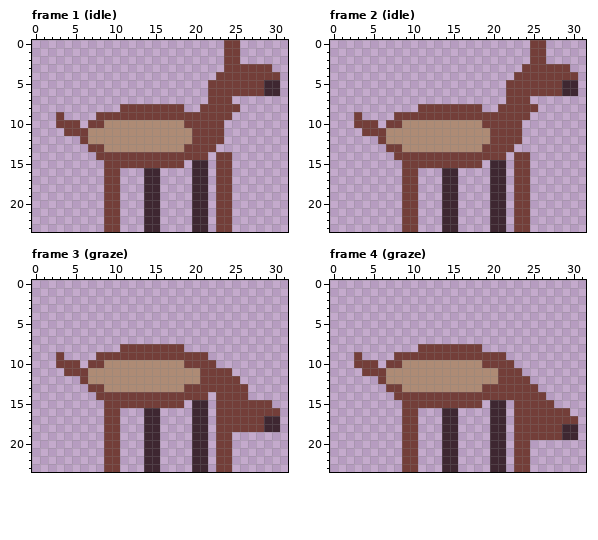
One commit to this pixel-art file: art/scenery/background-deer.aseprite. Above: the version before the commit.
32x24 pixels, 6 frames. Shown: frame 1 (idle), frame 2 (idle), frame 3 (graze), frame 4 (graze). The commit also changed other frames, which this record leaves out.
After the commit:
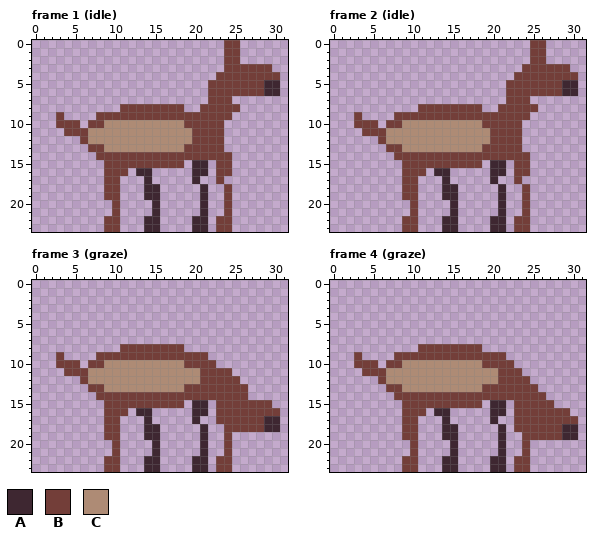
Palette (. is transparent): A #3e2731  B #733e39  C #ae8b75
Commit message: Refine planted small-deer leg anatomy
What changed:
Frame 1 (idle):
Colour A is added in row 16 at x 13.
Colour B is added in row 13 at x 23; in row 14 at x 22; in row 16 at x 11.
The author cleared colour A in row 16 at x 15; in row 17 at x 15 and 21; in rows 18 to 19 at x 20; in rows 20 to 21 at x 14 and 20.
The author cleared colour B in row 17 at x 24; in rows 18 to 19 at x 23; in rows 20 to 21 at x 9 and 23.
Frame 2 (idle): the same change as frame 1 (idle)
Frame 3 (graze):
Colour A is added in row 16 at x 13.
Colour B is added in row 14 at x 22; in row 16 at x 11.
The author cleared colour A in row 16 at x 15; in row 17 at x 15 and 21; in rows 18 to 19 at x 20; in rows 20 to 21 at x 14 and 20.
The author cleared colour B in rows 18 to 19 at x 23; in rows 20 to 21 at x 9 and 23.
Frame 4 (graze):
Colour A is added in row 16 at x 13.
Colour B is added in row 16 at x 11.
The author cleared colour A in row 16 at x 15; in row 17 at x 15 and 21; in rows 18 to 19 at x 20; in rows 20 to 21 at x 14 and 20.
The author cleared colour B in row 19 at x 23; in rows 20 to 21 at x 9 and 23.
Pixel boxes of the changes (left, top, right, bottom) in both pictures:
changed: (104, 144, 232, 216)
changed: (402, 144, 530, 216)
changed: (104, 392, 224, 456)
changed: (402, 408, 522, 456)
